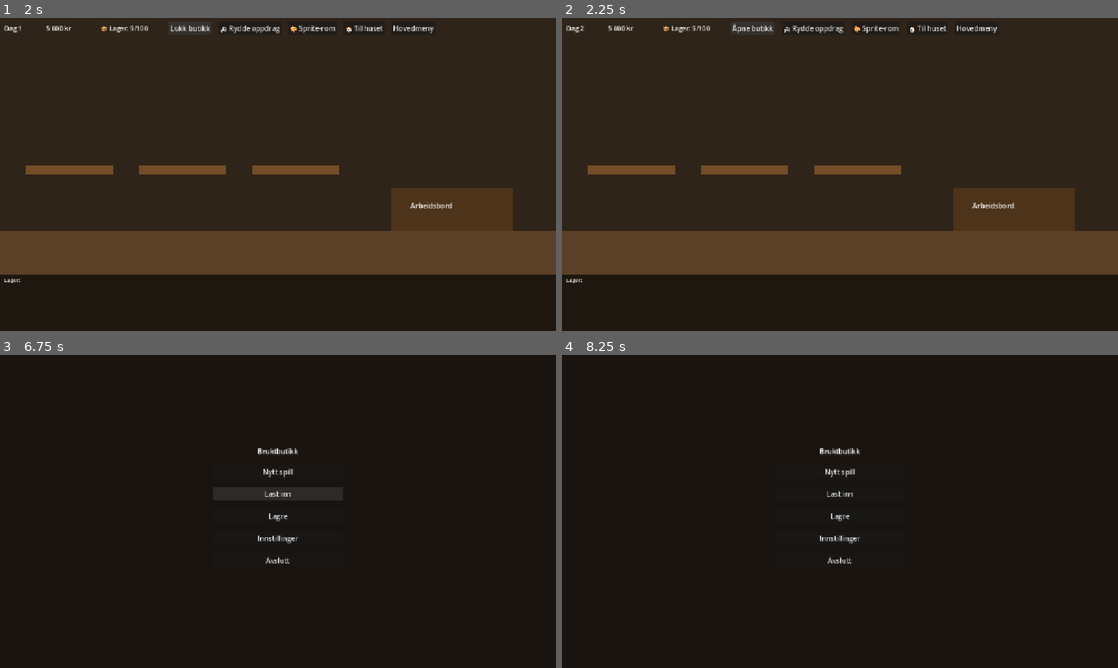
Above: before the commit, frames 1-4 (two rows, left to right).
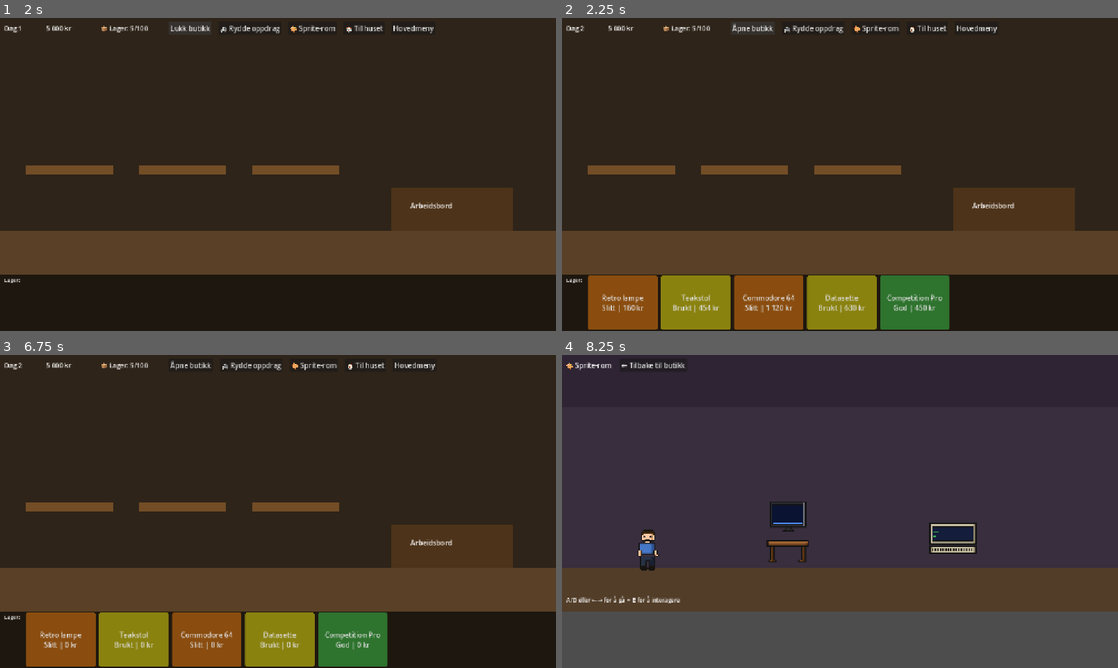
Above: after the commit, the same moments.

Repository: hansarne-lang/bruktbutikk
Game: Godot game, scene res://scenes/main_menu/MainMenu.tscn
The game is run twice, just before and just after one commit, with the same random seed, the same clock (stepped at 60 frames per second) and the same inputs.
Inputs (mouse positions are in pixels of both pictures, inside the frame that each line leads up to):
- Up to frame 1 (2 s): click "Nytt spill" at 0.5 s; click "Åpne butikk" at 1.25 s
- Up to frame 2 (2.25 s): click "Lukk butikk" at 2 s
- Up to frame 3 (6.75 s): click "🚐 Rydde oppdrag" at 2.75 s; click "🏪 Til butikken" at 3.5 s; click "🏠 Til huset" at 4.25 s; click "🏪 Til butikken" at 5 s; click "Hovedmeny" at 5.75 s; click "Last inn" at 6.5 s
- Up to frame 4 (8.25 s): click (840, 514) at 7.25 s, where only the run before the commit has a clickable "Lagre"; click (873, 364) at 8 s, where only the run after the commit has a clickable "🎨 Sprite-rom"

Frame 1 is identical in both runs. In frame 2, 11% of the frame differs, in the area x 4-70%, y 82-100%; in frame 3, 30%; in frame 4, 99%, in the area x 0-100%, y 0-100%.

Commit message:
Fiks 7 bugs: CSV-eksport, salg, load game, romvariasjon, hjemme-knapp, save-migrasjon

Diff:
--- a/scripts/SaveManager.gd
+++ b/scripts/SaveManager.gd
@@ -33,5 +33,11 @@
 	if result == null:
 		return false
 	game_data = result
+	# ── Migrasjon: fyll inn felt som mangler i eldre saves ────
+	if not game_data.has("home_computer"): game_data["home_computer"] = false
+	if not game_data.has("home_items"):    game_data["home_items"]    = []
+	if not game_data.has("inventory"):     game_data["inventory"]     = []
+	if not game_data.has("money"):         game_data["money"]         = 5000
+	if not game_data.has("day"):           game_data["day"]           = 1
 	print("Spill lastet inn.")
 	return true
--- a/scripts/cleanup/Cleanup.gd
+++ b/scripts/cleanup/Cleanup.gd
@@ -55,7 +55,10 @@
 
 # ── Spawn gjenstander ─────────────────────────────────────────
 func _spawn_room_items() -> void:
-	for layout in ROOM_LAYOUT:
+	# Bland rekkefølgen slik at kassetten ikke alltid er synlig fra start
+	var layouts := ROOM_LAYOUT.duplicate()
+	layouts.shuffle()
+	for layout in layouts:
 		var item := _make_item(layout[0])
 		room_items.append(item)
 
--- a/scripts/main_menu/MainMenu.gd
+++ b/scripts/main_menu/MainMenu.gd
@@ -23,8 +23,13 @@
 	get_tree().change_scene_to_file("res://scenes/shop/Shop.tscn")
 
 func _on_load_pressed() -> void:
-	# TODO: Åpne last inn-dialog
-	pass
+	if SaveManager.load_game():
+		get_tree().change_scene_to_file("res://scenes/shop/Shop.tscn")
+	else:
+		# Vis feilmelding hvis ingen lagret spill
+		load_button.text = "Ingen lagret spill!"
+		await get_tree().create_timer(2.0).timeout
+		load_button.text = "Last inn spill"
 
 func _on_save_pressed() -> void:
 	SaveManager.save_game()
--- a/scripts/shop/Shop.gd
+++ b/scripts/shop/Shop.gd
@@ -71,9 +71,52 @@
 	is_open = !is_open
 	_update_hud()
 	if not is_open:
+		_run_daily_sales()
 		SaveManager.game_data["day"] = SaveManager.game_data.get("day", 1) + 1
 		SaveManager.save_game()
 		_update_hud()
+
+# ── Daglig salg ───────────────────────────────────────────────
+func _run_daily_sales() -> void:
+	var sold_count : int = 0
+	var earned     : int = 0
+	var to_remove  : Array[ItemData] = []
+
+	for item in inventory:
+		if not item.is_on_shelf or item.is_sold:
+			continue
+		# Sjanse for salg basert på tilstand (God/Utmerket selger lettere)
+		var sell_chance : float = 0.3 + item.condition_value / 200.0  # 0.35–0.8
+		if randf() < sell_chance:
+			# Kunden byr 85–110 % av salgspris
+			var factor     : float = randf_range(0.85, 1.10)
+			var final_price: int   = int(item.sell_price * factor)
+			earned    += final_price
+			sold_count += 1
+			item.is_sold = true
+			to_remove.append(item)
+
+	for item in to_remove:
+		inventory.erase(item)
+
+	SaveManager.game_data["money"] = SaveManager.game_data.get("money", 0) + earned
+	_save_inventory()
+	_refresh_inventory_ui()
+
+	if sold_count > 0:
+		_show_sales_report(sold_count, earned)
+
+func _show_sales_report(count: int, earned: int) -> void:
+	# Vis enkel popup i HUD
+	var lbl := Label.new()
+	lbl.text = "🏷 %d vare(r) solgt i dag – inntekt: %s kr" % [count, _fmt(earned)]
+	lbl.add_theme_font_size_override("font_size", 16)
+	lbl.add_theme_color_override("font_color", Color(0.3, 1.0, 0.4))
+	lbl.position = Vector2(10, 35)
+	$UI.add_child(lbl)
+	# Fjern etter 4 sekunder
+	await get_tree().create_timer(4.0).timeout
+	lbl.queue_free()
 
 # ── Lager ────────────────────────────────────────────────────
 func _load_inventory() -> void:
@@ -138,7 +181,8 @@
 
 func _close_workbench() -> void:
 	selected.clear()
-	wb_panel.visible = false
+	wb_panel.visible    = false
+	wb_home_btn.visible = false
 	_refresh_inventory_ui()
 
 func _refresh_workbench_ui() -> void:
--- a/scripts/sprite_room/BreakoutCanvas.gd
+++ b/scripts/sprite_room/BreakoutCanvas.gd
@@ -161,10 +161,10 @@
 
 func _make_player(stream: AudioStreamWAV, vol_db: float = 0.0) -> AudioStreamPlayer:
 	var p := AudioStreamPlayer.new()
-	p.stream         = stream
-	p.volume_db      = vol_db
-	p.bus            = "Master"
-	p.autoplay       = false
+	p.stream    = stream
+	p.volume_db = vol_db
+	p.bus       = "Master"
+	p.autoplay  = false
 	add_child(p)
 	return p
 
Not shown, changed: export_presets.cfg
